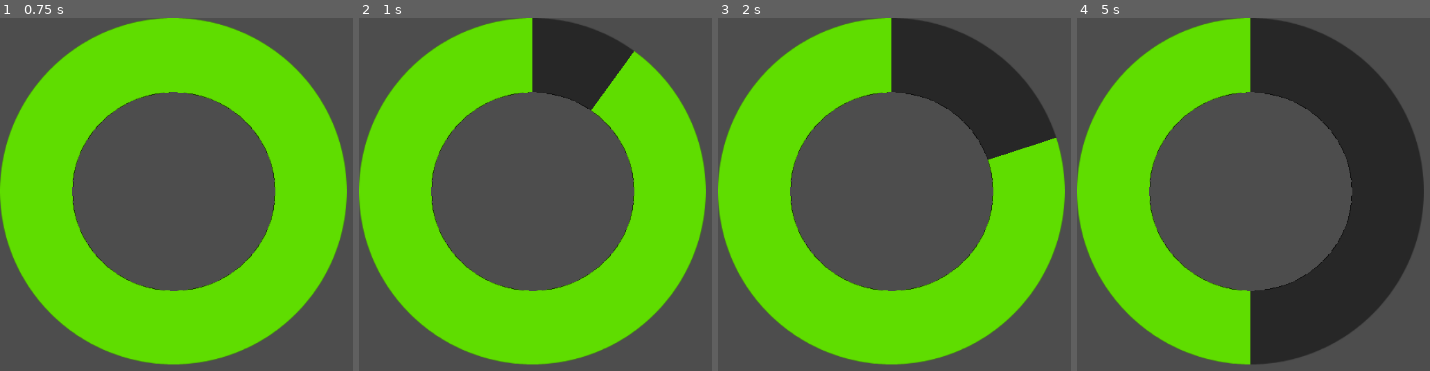
Above: before the commit, frames 1-4 (left to right).
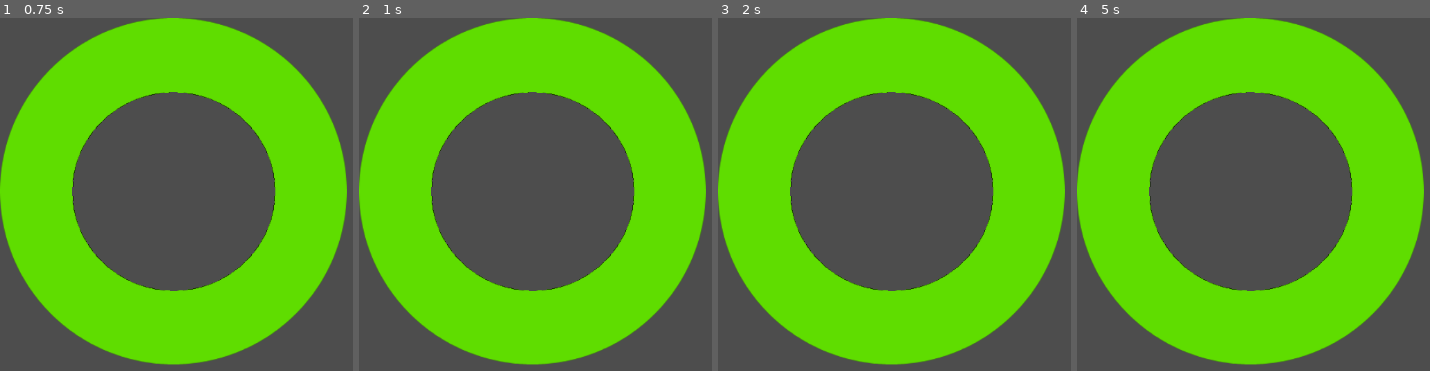
Above: after the commit, the same moments.

Repository: shalanfeh/Larporithm
Game: Godot game, scene res://Scenes/Timer/Timer.tscn
Same seed, same stepped clock (60 frames per second), same inputs: the game is played once before the commit and once after it. The project has no main scene, so this scene is started directly.
Inputs:
- Up to frame 1 (0.75 s): tap Enter at 0.5 s
- Up to frame 2 (1 s): no input
- Up to frame 3 (2 s): tap Space at 1.25 s
- Up to frame 4 (5 s): tap Enter at 2.75, 4.25 s; tap Space at 3.5 s

Frame 1 is identical in both runs. In frame 2, 5.2% of the frame differs, in the area x 49-78%, y 0-27%; in frame 3, 10%; in frame 4, 25%, in the area x 49-99%, y 0-99%.

Commit message:
Timer Changes

Diff:
--- a/Scenes/Timer/Timer.tscn
+++ b/Scenes/Timer/Timer.tscn
@@ -4,7 +4,7 @@
 [ext_resource type="Script" uid="uid://t8jyvjfkogm" path="res://Scenes/Timer/timer.gd" id="2_37beg"]
 
 [node name="Timer" type="TextureProgressBar" unique_id=63659985 node_paths=PackedStringArray("TimeKeeper")]
-value = 100.0
+value = 99.0
 fill_mode = 5
 texture_under = ExtResource("1_mdnnd")
 texture_progress = ExtResource("1_mdnnd")
@@ -12,7 +12,6 @@
 tint_progress = Color(0.37430018, 0.86552197, 3.85046e-07, 1)
 script = ExtResource("2_37beg")
 TimeKeeper = NodePath("Timer")
-TimeLeft = 10
 
 [node name="Timer" type="Timer" parent="." unique_id=1919282389]
 autostart = true
--- a/Scenes/Timer/timer.gd
+++ b/Scenes/Timer/timer.gd
@@ -1,18 +1,23 @@
 extends TextureProgressBar
 
 @export var TimeKeeper: Timer
-@export var TimeLeft: int
+
+#for smoothing
+@export var Multiplier: int
 
 # Called when the node enters the scene tree for the first time.
 func _ready() -> void:
-	max_value = TimeLeft
+	max_value = Globals.GameValues.TimeLeft * Multiplier
+	value = Globals.GameValues.TimeLeft * Multiplier
+
+	TimeKeeper.wait_time = Globals.GameValues.TickSpeed
+	TimeKeeper.timeout.connect(Timeout)
 	TimeKeeper.start()
-	TimeKeeper.timeout.connect(Timeout)
-	print("hello")
 
 func Timeout() -> void:
-	print("beep")
-	TimeLeft -= 1
-	value = TimeLeft
-	if TimeLeft <= 0:
-		TimeKeeper.stop()
+	Globals.GameValues.TimeLeft -= 1
+	TimeKeeper.wait_time = Globals.GameValues.TickSpeed
+	Globals.TimeChange.emit()
+
+func _process(delta: float) -> void:
+	value = lerp(value, Globals.GameValues.TimeLeft*10, 0.1)
